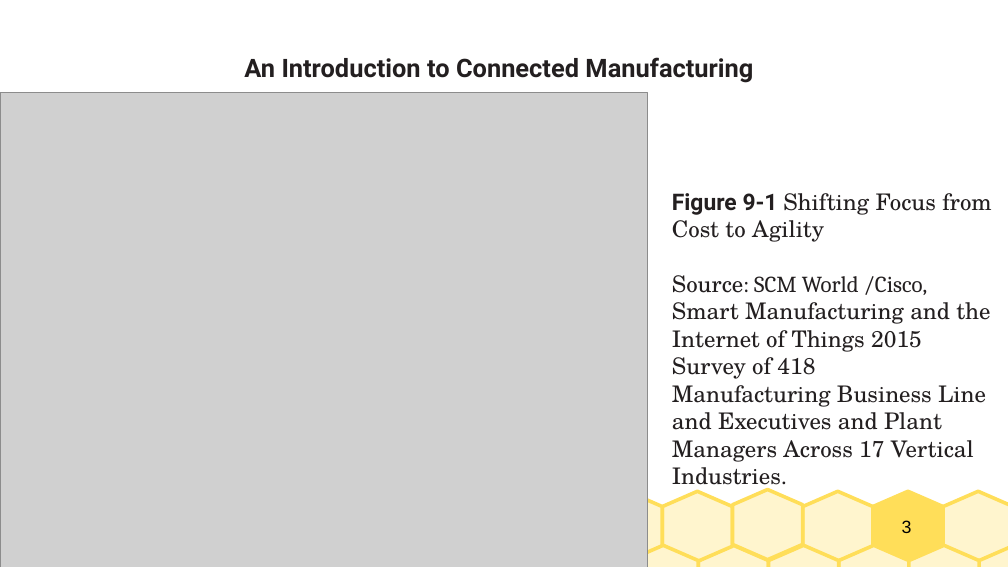
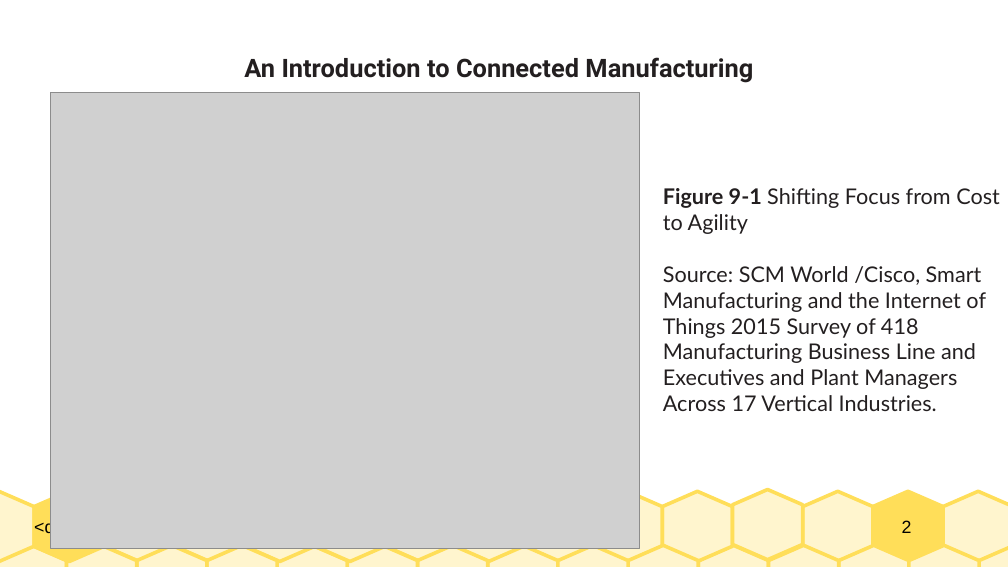
Before and after one commit to Dihfahsih1/Masters-Software-Engineering, a slide deck: slide 2 of yr-sem1/IoT/Chapter-9-slides.odp (slide 3 before the commit). Drawn at 1008x567 pixels with LibreOffice and Linux fonts; fonts in the diff are those of the drawing; grey boxes stand for pictures. Boxes give left, top, right and bottom in pixels: in the first picture for what was removed or moved away, otherwise in the second. Text is boxed around its words. In the diff, an @@ line names an element or a change of style, - is before the commit and + after.

```diff
--- a/yr-sem1/IoT/Chapter-9-slides.odp
+++ b/yr-sem1/IoT/Chapter-9-slides.odp
@@ picture: place and size @@
-picture at [0,92,648,567]
+picture at [50,92,640,549]
@@ text "Figure 9-1 Shifting Focus from ..." at [663,188,1000,411]: size 18 to 17 pt; font Roboto to Lato in "Figure 9-1"; font TeX Gyre Schola to Lato in "Shifting Focus from Cost to Agility", "Source: Smart Manufacturing and the Internet of ...", "Manufacturing Business Line and Executives and Plant ..."; font Cambria to Lato in "Source: SCM World /Cisco," @@
@@ group added at [34,491,595,562]: 8 freeform shapes @@
@@ text added at [34,519,128,537], 14 pt, text #000000 @@
+<date/time>
@@ page number at [902,520,912,533]: text changed @@
-3
+2
```
Also in this commit, not shown: 6 other slides changed, 21 slides added, 4 slides removed, 1 other file.
